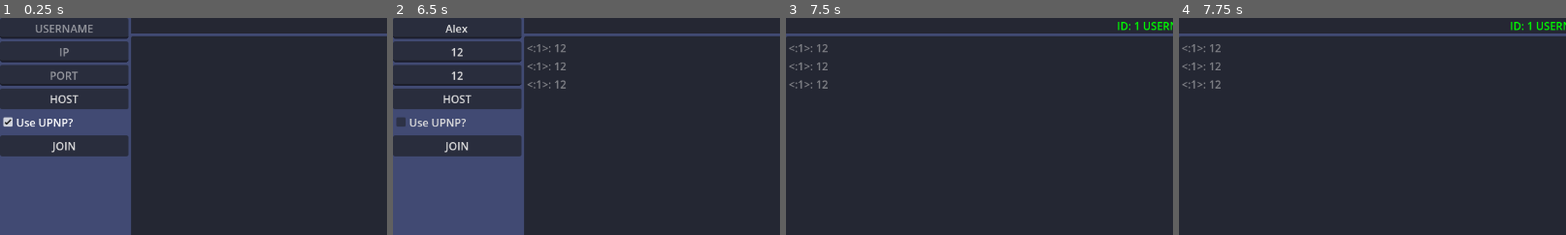
Above: before the commit, frames 1-4 (left to right).
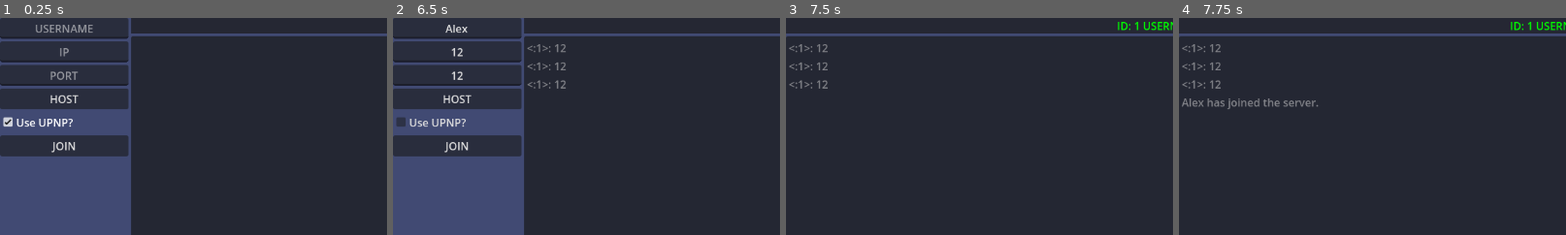
Above: after the commit, the same moments.

Repository: spudnut2000/Chapplication
Game: Godot game, scene res://app.tscn
Two runs of this game, one before a commit and one after it. Both use one fixed random seed, a clock stepped at 60 frames per second and the inputs below.
Inputs (mouse positions are % of the whole screen's width and height, from its top left):
- Up to frame 1 (0.25 s): no input
- Up to frame 2 (6.5 s): click (8, 2) at 0.52 s; type "Alex" at 0.6 s; click (8, 8) at 0.75 s; type "12" at 0.83 s; click (8, 13) at 0.98 s; type "12" at 1.07 s; click (56, 98) at 1.27 s; type "12" at 1.35 s; click "Use UPNP?" at 2 s; click "SEND" at 2.75 s; click "Use UPNP?" at 3.5 s; click "SEND" at 4.25 s; click "Use UPNP?" at 5 s; click "SEND" at 5.75 s
- Up to frame 3 (7.5 s): click "HOST" at 6.5 s; tap Enter at 7.25 s
- Up to frame 4 (7.75 s): no input
The pictures show only the part of the screen within x 0-50%, y 0-50%; the shares and areas given below are measured in that part.

Frames 1-3 are identical in both runs. In frame 4, 0.6% of the frame differs, in the area x 0-37%, y 37-42%.

Commit message:
Added chat message when someone joins the server

Diff:
--- a/app.gd
+++ b/app.gd
@@ -67,7 +67,7 @@
 	if PeerManager.connected_peers.has(id): return
 	#PeerManager.connected_peers[id] = _username
 	send_peer_information.rpc_id(1, id, _username)
-	# chat_box.text += PeerManager.connected_peers[id] + " has joined the server.\n"
+	chat_box.text += _username + " has joined the server.\n"
 
 
 @rpc("any_peer", "call_local")
@@ -79,7 +79,6 @@
 	if multiplayer.is_server():
 		for i in PeerManager.connected_peers:
 			send_peer_information.rpc(i, PeerManager.connected_peers[i])
-			# chat_box.text += str(i, " ", PeerManager.connected_peers[i])
 
 
 func joined() -> void:
--- /dev/null
+++ b/player_data.gd
@@ -0,0 +1,3 @@
+extends Object
+
+var name: String
